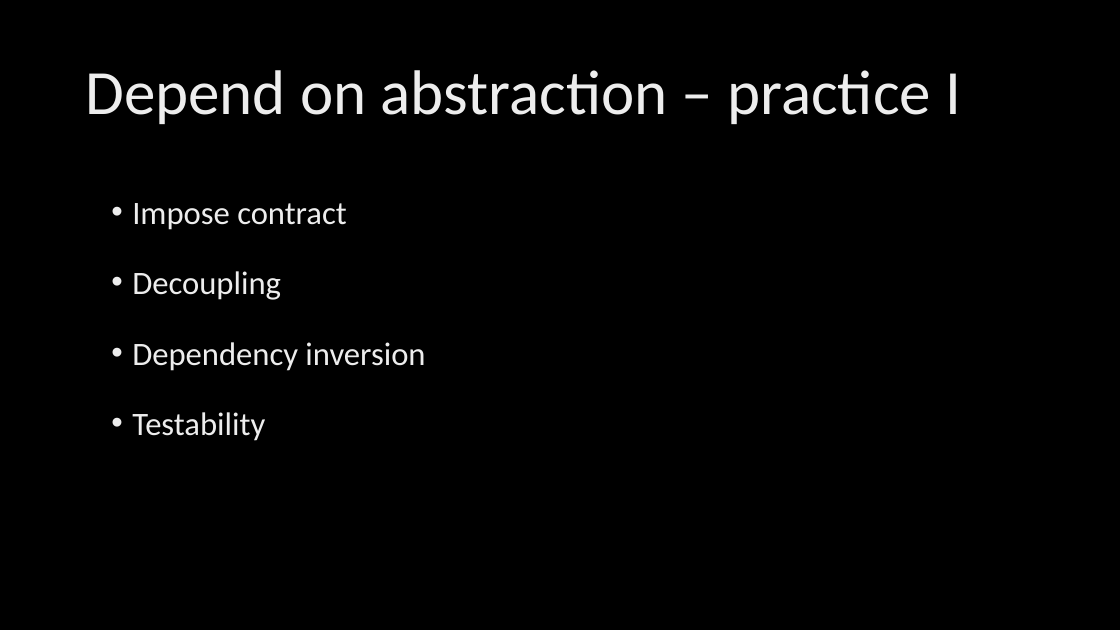
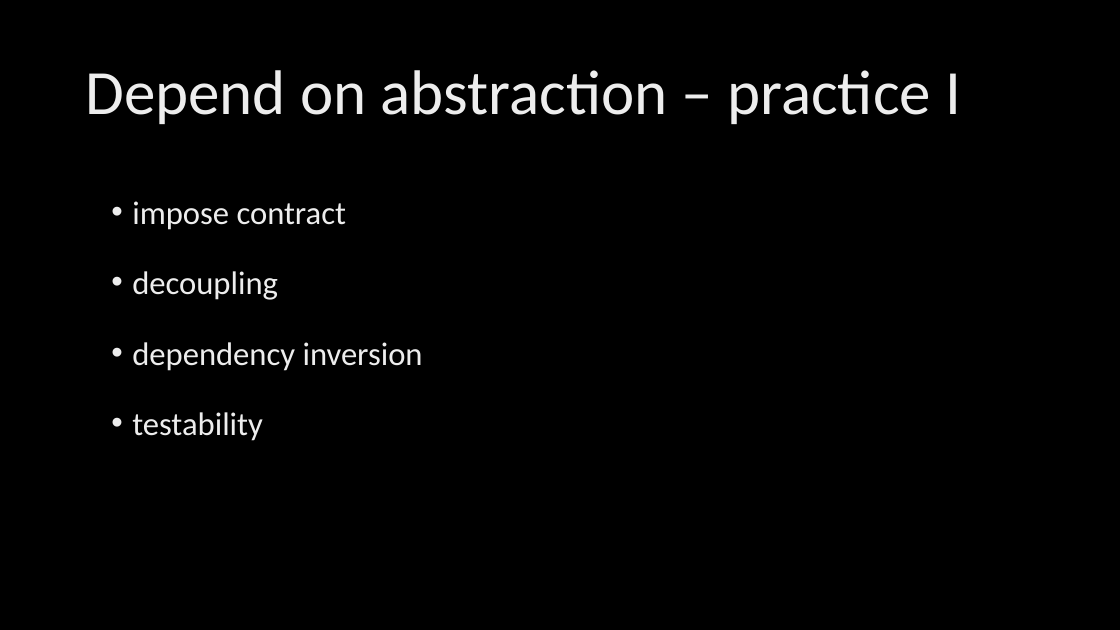
Before and after one commit to KonradGalczynski/Learning, a slide deck: slide 6 of CleanCodeCleanArch/CleanCodeCleanArch.pptx. Drawn at 1120x630 pixels with LibreOffice and Linux fonts; fonts in the diff are those of the drawing; background and template pictures are left out. Boxes give left, top, right and bottom in pixels: in the first picture for what was removed or moved away, otherwise in the second. Text is boxed around its words. In the diff, an @@ line names an element or a change of style, - is before the commit and + after.

```diff
--- a/CleanCodeCleanArch/CleanCodeCleanArch.pptx
+++ b/CleanCodeCleanArch/CleanCodeCleanArch.pptx
@@ text at (132,201,423,441): text changed @@
-• Impose contract
-• Decoupling
-• Dependency inversion
-• Testability
+• impose contract
+• decoupling
+• dependency inversion
+• testability
```
Also in this commit, not shown: 7 other slides changed, 5 slides added, 1 slide removed.
